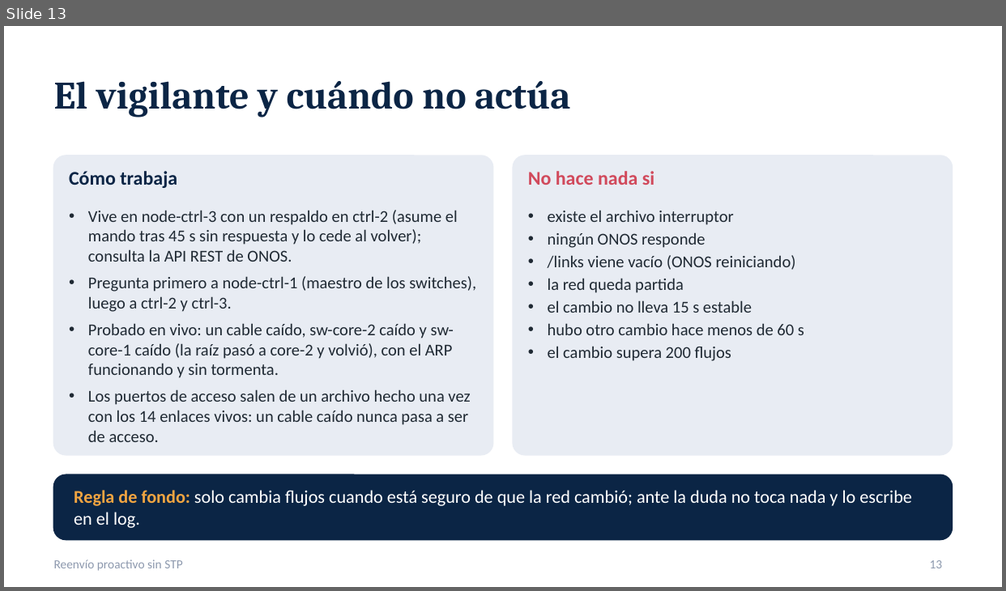
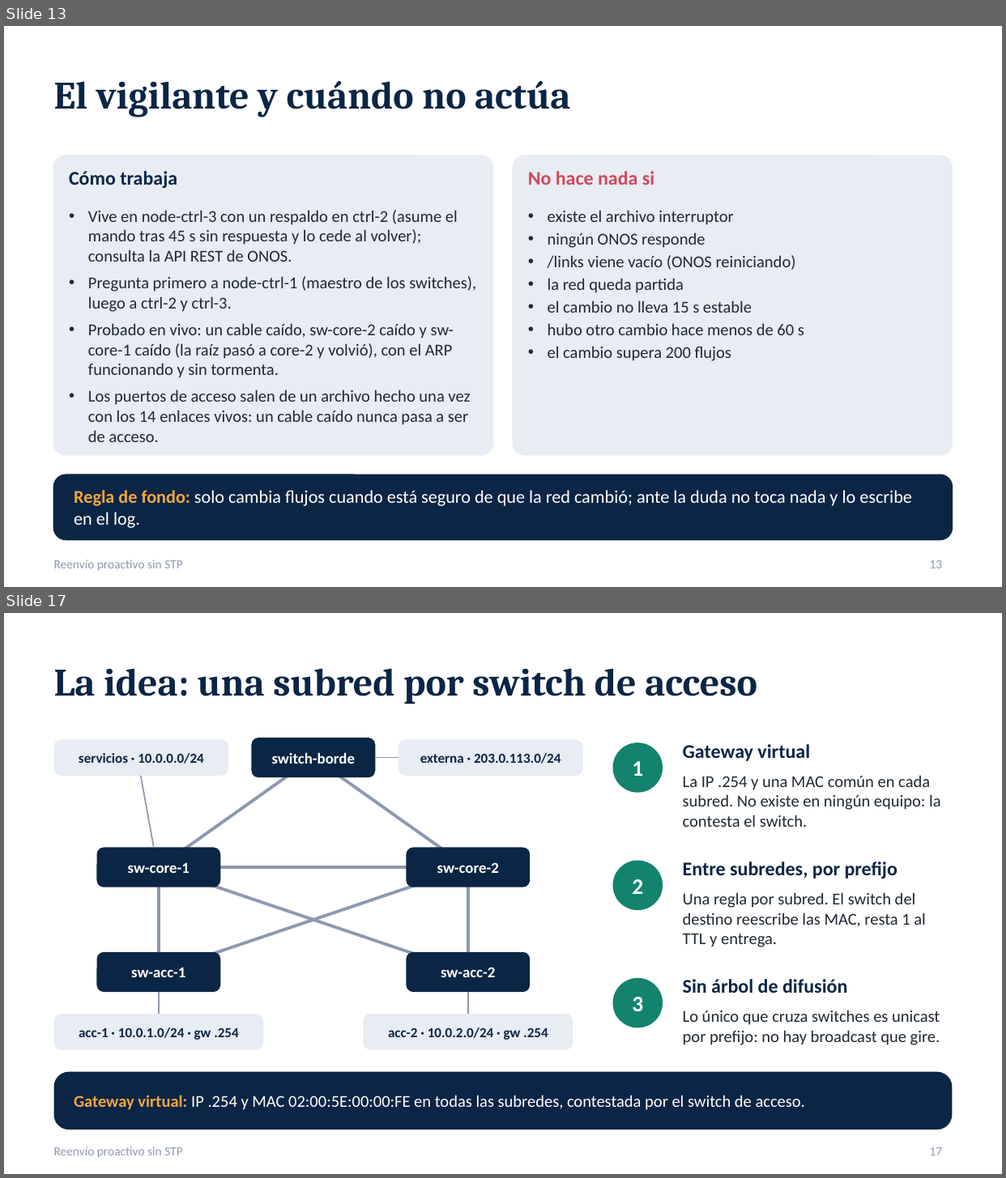
Before and after one commit to SergioAnderson123/proyecto-sdn, a slide deck: docs/Reenvio_proactivo_sin_STP.pptx. Shown one above the other, each under a label of ours: slide 13 before the commit, slides 13 and 17 after it; the slides between them are not shown. The pictures are 1006x591 and 1006x1178 pixels, drawn with LibreOffice and Linux fonts; fonts in the diff are those of the drawing. Boxes give left, top, right and bottom in pixels: in the first picture for what was removed or moved away, otherwise in the second. Text is boxed around its words. In the diff, an @@ line names an element or a change of style, - is before the commit and + after.

Commit message:
presentacion: capa 3 por subredes (motivo: escalabilidad, frente a los intents, flujos de la tabla 60, apps Gateway ARP y DHCP por subred, vigilante en capa 3 y resultados en vivo); portada, comparacion con intents y cierre actualizados

```diff
--- a/docs/Reenvio_proactivo_sin_STP.pptx
+++ b/docs/Reenvio_proactivo_sin_STP.pptx
@@ slide 17 added at (4, 613, 1002, 1174), background #FFFFFF; not listed: 1 template element that a slide beside it also shows @@
@@ title added at (54, 668, 757, 704), 28 pt, text #0B2545, bold @@
+La idea: una subred por switch de acceso
@@ rounded rectangle added at (54, 739, 228, 776), fill #E8ECF3, 10 pt, text #0B2545, bold @@
+servicios · 10.0.0.0/24
@@ line added from (313, 758) to (159, 867), #8D99AE 2.25 pt @@
@@ rounded rectangle added at (252, 738, 375, 777), fill #0B2545, 11 pt, text #FFFFFF, bold @@
+switch-borde
@@ line added from (313, 758) to (468, 867), #8D99AE 2.25 pt @@
@@ line added from (375, 758) to (398, 758), #8D99AE 1 pt @@
@@ rounded rectangle added at (398, 739, 583, 776), fill #E8ECF3, 10 pt, text #0B2545, bold @@
+externa · 203.0.113.0/24
@@ ellipse added at (613, 743, 663, 793), fill #13836F, 16 pt, text #FFFFFF, bold @@
+1
@@ text added at (683, 744, 810, 761), 14 pt, text #0B2545, bold @@
+Gateway virtual
@@ line added from (141, 776) to (154, 848), #8D99AE 1 pt @@
@@ text added at (683, 775, 941, 827), 12 pt, text #1F2933 @@
+La IP .254 y una MAC común en cada subred. No existe en ningún equipo: la contesta el switch.
@@ rounded rectangle added at (97, 848, 220, 888), fill #0B2545, 11 pt, text #FFFFFF, bold @@
+sw-core-1
@@ rounded rectangle added at (406, 848, 530, 888), fill #0B2545, 11 pt, text #FFFFFF, bold @@
+sw-core-2
@@ line added from (159, 867) to (468, 867), #8D99AE 2.25 pt @@
@@ line added from (159, 867) to (159, 973), #8D99AE 2.25 pt @@
@@ line added from (159, 867) to (468, 973), #8D99AE 2.25 pt @@
@@ line added from (468, 867) to (159, 973), #8D99AE 2.25 pt @@
@@ line added from (468, 867) to (468, 973), #8D99AE 2.25 pt @@
@@ ellipse added at (613, 861, 663, 910), fill #13836F, 16 pt, text #FFFFFF, bold @@
+2
@@ text added at (683, 862, 897, 879), 14 pt, text #0B2545, bold @@
+Entre subredes, por prefijo
@@ text added at (683, 892, 926, 948), 12 pt, text #1F2933 @@
+Una regla por subred. El switch del destino reescribe las MAC, resta 1 al TTL y entrega.
@@ rounded rectangle added at (97, 952, 220, 992), fill #0B2545, 11 pt, text #FFFFFF, bold @@
+sw-acc-1
@@ rounded rectangle added at (406, 952, 530, 992), fill #0B2545, 11 pt, text #FFFFFF, bold @@
+sw-acc-2
@@ line added from (159, 992) to (159, 1014), #8D99AE 1 pt @@
@@ line added from (468, 992) to (468, 1014), #8D99AE 1 pt @@
@@ ellipse added at (613, 978, 663, 1029), fill #13836F, 16 pt, text #FFFFFF, bold @@
+3
@@ text added at (683, 979, 847, 993), 14 pt, text #0B2545, bold @@
+Sin árbol de difusión
@@ rounded rectangle added at (54, 1014, 263, 1050), fill #E8ECF3, 10 pt, text #0B2545, bold @@
+acc-1 · 10.0.1.0/24 · gw .254
@@ rounded rectangle added at (364, 1014, 573, 1050), fill #E8ECF3, 10 pt, text #0B2545, bold @@
+acc-2 · 10.0.2.0/24 · gw .254
@@ text added at (683, 1010, 940, 1046), 12 pt, text #1F2933 @@
+Lo único que cruza switches es unicast por prefijo: no hay broadcast que gire.
@@ rounded rectangle added at (54, 1072, 952, 1130), fill #0B2545 @@
@@ text added at (74, 1095, 805, 1110), 12 pt, text #FFFFFF @@
+Gateway virtual: IP .254 y MAC 02:00:5E:00:00:FE en todas las subredes, contestada por el switch de acceso.
@@ page number added at (930, 1148, 943, 1156), 9 pt, text #8D99AE @@
+17
```
Also in this commit, not shown: 3 slides changed, 7 other slides added.
